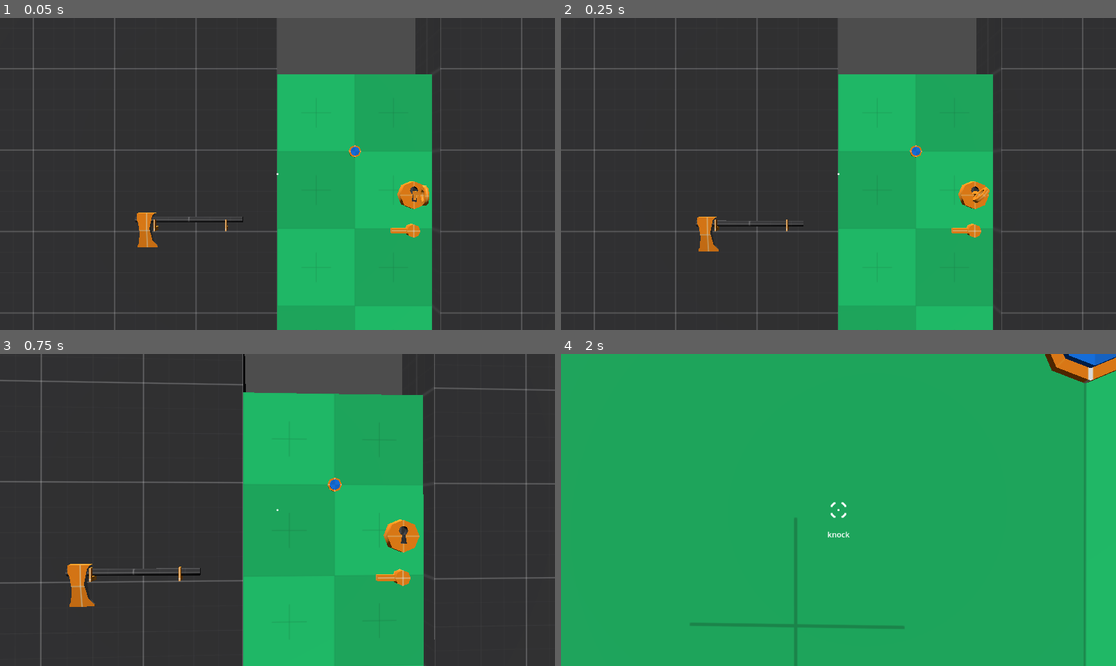
Above: before the commit, frames 1-4 (two rows, left to right).
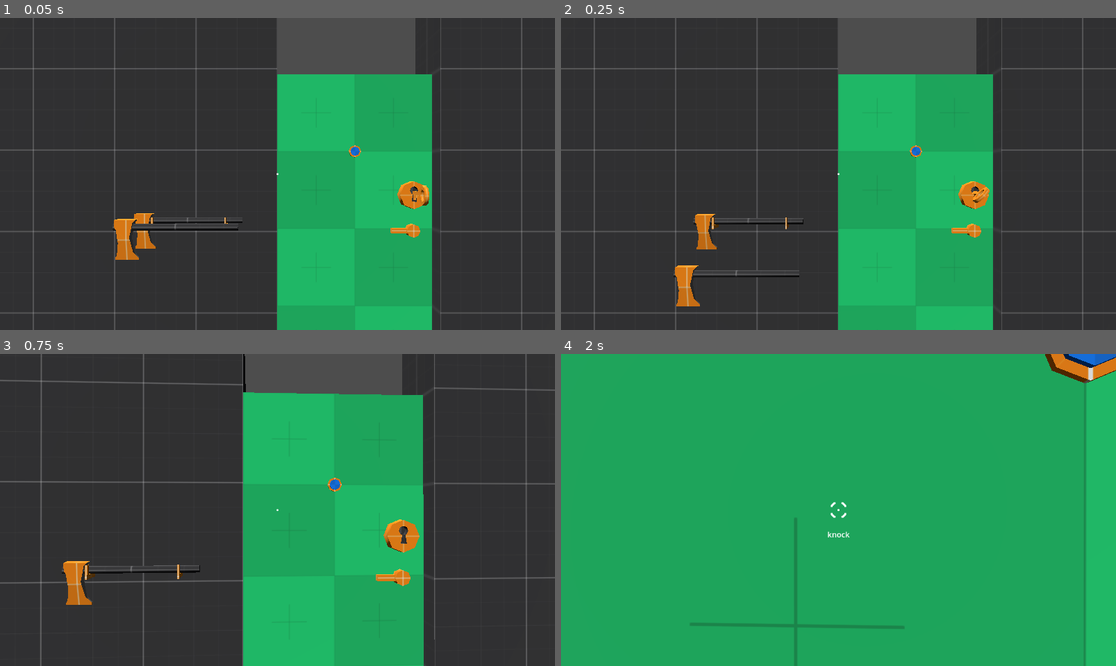
Above: after the commit, the same moments.

Repository: imberny/godot-oop-interface-demo
Game: Godot game, scene res://src/main.tscn
The game is run twice, just before and just after one commit, with the same random seed, the same clock (stepped at 60 frames per second) and the same inputs.
Inputs (mouse positions are in pixels of both pictures, inside the frame that each line leads up to):
- Up to frame 1 (0.05 s): no input
- Up to frame 2 (0.25 s): no input
- Up to frame 3 (0.75 s): tap Enter (ui_accept) at 0.5 s; move the mouse to (305, 510) at 0.52 s; hold W (move_forward) from 0.53 s (still down); hold E (interact) from 0.53 s (still down)
- Up to frame 4 (2 s): keep holding W (move_forward); tap Enter (ui_accept) at 0.77, 1.52 s; move the mouse to (810, 510) at 1.27 s; release E (interact) at 1.28 s; tap E (interact) at 1.35 s

The runs differ from the first frame. In frame 1, 0.9% of the frame differs, in the area x 20-44%, y 62-78%; in frame 2, 1.0%, in the area x 20-44%, y 62-93%; in frame 3, 0.7%; in frame 4, nothing differs.

Commit message:
Add axe holder interaction

Diff:
--- a/src/game_objects/axe/axe.tscn
+++ b/src/game_objects/axe/axe.tscn
@@ -1,8 +1,9 @@
-[gd_scene load_steps=6 format=3 uid="uid://dsp5xvdaklufv"]
+[gd_scene load_steps=7 format=3 uid="uid://dsp5xvdaklufv"]
 
-[ext_resource type="Script" uid="uid://xyh1ng8w2a7e" path="res://src/game_objects/wieldable_rigid_body_3d.gd" id="1_hbrf1"]
+[ext_resource type="Script" uid="uid://b4f5afqefvisg" path="res://src/game_objects/interactable_rigid_body_wield.gd" id="1_hbrf1"]
 [ext_resource type="Material" uid="uid://dgjiw8udooecr" path="res://addons/prototype_mini_bundle/M_prototype_dark.tres" id="1_rsu6u"]
 [ext_resource type="Material" uid="uid://7to3kb1tisdd" path="res://addons/prototype_mini_bundle/M_prototype_orange.tres" id="2_hbrf1"]
+[ext_resource type="Script" uid="uid://xyh1ng8w2a7e" path="res://src/game_objects/wieldable_rigid_body_3d.gd" id="2_rw8g2"]
 
 [sub_resource type="CylinderShape3D" id="CylinderShape3D_rsu6u"]
 height = 0.650696
@@ -15,8 +16,13 @@
 collision_layer = 10
 collision_mask = 3
 
+[node name="Interactable" type="Node" parent="." node_paths=PackedStringArray("_wieldable")]
+script = ExtResource("1_hbrf1")
+_wieldable = NodePath("../Wieldable")
+metadata/_custom_type_script = "uid://ce4ve28fu8o2b"
+
 [node name="Wieldable" type="Node" parent="."]
-script = ExtResource("1_hbrf1")
+script = ExtResource("2_rw8g2")
 metadata/_custom_type_script = "uid://dvl0udcaxydew"
 
 [node name="CSGCylinder3D" type="CSGCylinder3D" parent="."]
--- /dev/null
+++ b/src/game_objects/axe_holder/axe_holder.tscn
@@ -0,0 +1,55 @@
+[gd_scene load_steps=5 format=3 uid="uid://xdtbiq606hb"]
+
+[ext_resource type="Material" uid="uid://7to3kb1tisdd" path="res://addons/prototype_mini_bundle/M_prototype_orange.tres" id="1_5kcc8"]
+[ext_resource type="Script" uid="uid://vh7k1rwxuk0u" path="res://src/game_objects/axe_holder/interactable.gd" id="1_touws"]
+
+[sub_resource type="BoxShape3D" id="BoxShape3D_touws"]
+size = Vector3(0.286133, 0.0794678, 0.0222473)
+
+[sub_resource type="SphereShape3D" id="SphereShape3D_touws"]
+radius = 0.1
+
+[node name="AxeHolder" type="StaticBody3D"]
+collision_layer = 8
+collision_mask = 0
+
+[node name="Interactable" type="Node" parent="." node_paths=PackedStringArray("_slot_marker", "_shape_cast")]
+script = ExtResource("1_touws")
+_slot_marker = NodePath("../SlotMarker")
+_shape_cast = NodePath("../ShapeCast3D")
+metadata/_custom_type_script = "uid://ce4ve28fu8o2b"
+
+[node name="CollisionShape3D" type="CollisionShape3D" parent="."]
+transform = Transform3D(1, 0, 0, 0, 1, 0, 0, 0, 1, 0.00439453, 0.0283813, 0.0341339)
+shape = SubResource("BoxShape3D_touws")
+
+[node name="Handle1" type="CSGBox3D" parent="."]
+transform = Transform3D(1, 0, 0, 0, 1, 0, 0, 0, 1, -0.214311, -0.00343537, 0.0528674)
+use_collision = true
+size = Vector3(0.010376, 0.0212402, 0.112183)
+material = ExtResource("1_5kcc8")
+
+[node name="CSGBox3D7" type="CSGBox3D" parent="Handle1"]
+transform = Transform3D(1, 0, 0, 0, -4.37114e-08, -1, 0, 1, -4.37114e-08, -3.00407e-05, 0.0319519, 0.044387)
+size = Vector3(0.010376, 0.0212402, 0.0482788)
+material = ExtResource("1_5kcc8")
+
+[node name="Handle2" type="CSGBox3D" parent="."]
+transform = Transform3D(1, 0, 0, 0, 1, 0, 0, 0, 1, 0.212942, -0.00343537, 0.0528674)
+use_collision = true
+size = Vector3(0.010376, 0.0212402, 0.112183)
+material = ExtResource("1_5kcc8")
+
+[node name="CSGBox3D6" type="CSGBox3D" parent="Handle2"]
+transform = Transform3D(1, 0, 0, 0, -4.37114e-08, -1, 0, 1, -4.37114e-08, 0, 0.0319519, 0.044387)
+size = Vector3(0.010376, 0.0212402, 0.0482788)
+material = ExtResource("1_5kcc8")
+
+[node name="SlotMarker" type="Marker3D" parent="."]
+transform = Transform3D(-4.37114e-08, -1, 0, -4.37114e-08, 1.91069e-15, -1, 1, -4.37114e-08, -4.37114e-08, -0.018484, 0.0268145, 0.0367381)
+
+[node name="ShapeCast3D" type="ShapeCast3D" parent="."]
+transform = Transform3D(1, 0, 0, 0, 1, 0, 0, 0, 1, -0.0164439, 0.0120763, 0.0398276)
+shape = SubResource("SphereShape3D_touws")
+target_position = Vector3(0, 0, 0)
+collision_mask = 2
--- /dev/null
+++ b/src/game_objects/axe_holder/interactable.gd
@@ -0,0 +1,32 @@
+extends Interactable
+
+@export var _slot_marker: Node3D
+@export var _shape_cast: ShapeCast3D
+
+
+func get_action_name() -> StringName:
+	return &"place"
+
+
+func can_interact(who: Node) -> bool:
+	if _is_space_occupied():
+		return false
+
+	var gearable := Gearable.try_get(who)
+	if gearable:
+		return gearable.has_primary()
+
+	return false
+
+
+func interact(who: Node) -> void:
+	var gearable := Gearable.try_get(who)
+	if gearable:
+		var weapon := gearable.unequip_primary()
+		if weapon is Node3D:
+			weapon.global_position = _slot_marker.global_position
+			weapon.global_rotation = _slot_marker.global_rotation
+
+
+func _is_space_occupied() -> bool:
+	return _shape_cast.is_colliding()
--- /dev/null
+++ b/src/game_objects/interactable_rigid_body_wield.gd
@@ -0,0 +1,23 @@
+extends Interactable
+
+@export var _wieldable: Wieldable
+
+var _is_wielded := false
+
+@onready var body: RigidBody3D = get_parent()
+
+
+func get_action_name() -> StringName:
+	if _is_wielded:
+		return &"drop"
+	return &"wield"
+
+
+func can_interact(who: Node) -> bool:
+	return null != Gearable.try_get(who)
+
+
+func interact(who: Node) -> void:
+	var gearable := Gearable.try_get(who)
+	gearable.equip_primary(body)
+	_wieldable.wield()
--- /dev/null
+++ b/src/game_objects/player/gearable.gd
@@ -0,0 +1,15 @@
+extends Gearable
+
+@export var _inventory: Inventory
+
+
+func has_primary() -> bool:
+	return null != _inventory.primary
+
+
+func equip_primary(weapon: Node) -> void:
+	_inventory.equip_primary(weapon)
+
+
+func unequip_primary() -> Node:
+	return _inventory.unequip_primary()
--- a/src/game_objects/player/interactor_ray.gd
+++ b/src/game_objects/player/interactor_ray.gd
@@ -3,7 +3,6 @@
 signal interacted
 
 @export var _inventory: Inventory
-@export var _weapon_slot: AttachmentSlot
 
 var interaction_name: StringName
 
@@ -17,9 +16,6 @@
 		var interactable := Interactable.try_get(get_collider())
 		if interactable:
 			return interactable.get_action_name()
-		var wieldable := Wieldable.try_get(get_collider())
-		if wieldable:
-			return &"wield"
 	return &""
 
 
@@ -31,10 +27,6 @@
 	var interactable := Interactable.try_get(target)
 	if interactable:
 		return interactable.can_interact(owner)
-
-	var wieldable := Wieldable.try_get(target)
-	if wieldable:
-		return true
 
 	return false
 
@@ -48,9 +40,3 @@
 		interactable.interact(owner)
 		interacted.emit()
 		return
-
-	var wieldable := Wieldable.try_get(target)
-	if wieldable:
-		_weapon_slot.attach(target)
-		wieldable.wield()
-		return
--- a/src/game_objects/player/inventory.gd
+++ b/src/game_objects/player/inventory.gd
@@ -1,6 +1,11 @@
 class_name Inventory extends Node
 
 @export var _items: Array[StringName] = []
+
+@export_group("Weaponry")
+@export var _primary_slot: AttachmentSlot
+
+var primary: Node
 
 
 func has(id: StringName) -> bool:
@@ -16,3 +21,24 @@
 		return false
 	_items.erase(id)
 	return true
+
+
+func equip_primary(weapon: Node) -> void:
+	if primary:
+		unequip_primary()
+	primary = weapon
+	if weapon is Node3D:
+		_primary_slot.attach(weapon)
+	var wieldable := Wieldable.try_get(weapon)
+	if wieldable:
+		wieldable.wield()
+
+
+func unequip_primary() -> Node:
+	var weapon := primary
+	primary = null
+	_primary_slot.detach()
+	var wieldable := Wieldable.try_get(weapon)
+	if wieldable:
+		wieldable.drop()
+	return weapon
--- a/src/game_objects/player/player.tscn
+++ b/src/game_objects/player/player.tscn
@@ -1,8 +1,9 @@
-[gd_scene load_steps=18 format=3 uid="uid://ba70lpbiuylqs"]
+[gd_scene load_steps=19 format=3 uid="uid://ba70lpbiuylqs"]
 
 [ext_resource type="Script" uid="uid://csjccrhj5wnx7" path="res://addons/phantom_camera/scripts/phantom_camera/phantom_camera_3d.gd" id="1_5qyn1"]
 [ext_resource type="Script" uid="uid://d11g6j6epkwhl" path="res://src/game_objects/player/controllable.gd" id="1_utwn8"]
 [ext_resource type="Script" uid="uid://ciymxqhx63nfk" path="res://src/game_objects/player/inventory.gd" id="2_e6o28"]
+[ext_resource type="Script" uid="uid://dkrme8bfexf72" path="res://src/game_objects/player/gearable.gd" id="2_eihwr"]
 [ext_resource type="Script" uid="uid://8umksf8e80fw" path="res://addons/phantom_camera/scripts/resources/tween_resource.gd" id="2_utwn8"]
 [ext_resource type="Script" uid="uid://dh287iypl4fn7" path="res://src/game_objects/player/interactor_ray.gd" id="4_14xgr"]
 [ext_resource type="Script" uid="uid://db7l5srisnhgb" path="res://src/ui/screen_center.gd" id="5_c3o6i"]
@@ -54,9 +55,14 @@
 _interactor_ray = NodePath("../Head/InteractorRay")
 metadata/_custom_type_script = "uid://daai380114h0v"
 
-[node name="Inventory" type="Node" parent="."]
+[node name="Gearable" type="Node" parent="." node_paths=PackedStringArray("_inventory")]
+script = ExtResource("2_eihwr")
+_inventory = NodePath("../Inventory")
+
+[node name="Inventory" type="Node" parent="." node_paths=PackedStringArray("_primary_slot")]
 script = ExtResource("2_e6o28")
 _items = Array[StringName]([&"key_1"])
+_primary_slot = NodePath("../Head/PrimaryWeaponSlot")
 
 [node name="CollisionShape3D" type="CollisionShape3D" parent="."]
 transform = Transform3D(1, 0, 0, 0, 1, 0, 0, 0, 1, 0, 0.8, 0)
@@ -71,14 +77,13 @@
 tween_resource = SubResource("Resource_14xgr")
 metadata/_custom_type_script = "uid://csjccrhj5wnx7"
 
-[node name="InteractorRay" type="RayCast3D" parent="Head" node_paths=PackedStringArray("_inventory", "_weapon_slot")]
+[node name="InteractorRay" type="RayCast3D" parent="Head" node_paths=PackedStringArray("_inventory")]
 target_position = Vector3(0, 0, -2)
 collision_mask = 8
 script = ExtResource("4_14xgr")
 _inventory = NodePath("../../Inventory")
-_weapon_slot = NodePath("../WeaponSlot")
 
-[node name="WeaponSlot" type="RemoteTransform3D" parent="Head"]
+[node name="PrimaryWeaponSlot" type="RemoteTransform3D" parent="Head"]
 transform = Transform3D(-0.986909, 0.160397, -0.0168217, 0.161277, 0.981526, -0.102937, 8.81387e-08, -0.104303, -0.994546, 0.194404, -0.294709, -0.531128)
 script = ExtResource("6_737k0")
 
--- /dev/null
+++ b/src/interfaces/gearable.gd
@@ -0,0 +1,31 @@
+## A game object which can be equipped with other objects.
+class_name Gearable extends Interface
+
+#region boilerplate
+
+const INTERFACE_NAME := &"Gearable"
+
+
+static func try_get(from: Node) -> Gearable:
+	return try_get_interface(INTERFACE_NAME, from)
+
+
+func get_interface_name() -> StringName:
+	return INTERFACE_NAME
+
+
+#endregion boilerplate
+
+
+func has_primary() -> bool:
+	assert(false, "METHOD NOT IMPLEMENTED")
+	return false
+
+
+func equip_primary(_weapon: Node) -> void:
+	assert(false, "METHOD NOT IMPLEMENTED")
+
+
+func unequip_primary() -> Node:
+	assert(false, "METHOD NOT IMPLEMENTED")
+	return null
--- a/src/levels/level.tscn
+++ b/src/levels/level.tscn
@@ -5,8 +5,8 @@
 [ext_resource type="Script" uid="uid://bd046eokvcnu2" path="res://addons/phantom_camera/scripts/phantom_camera_host/phantom_camera_host.gd" id="3_af42n"]
 [ext_resource type="Material" uid="uid://dgjiw8udooecr" path="res://addons/prototype_mini_bundle/M_prototype_dark.tres" id="4_mpbj7"]
 [ext_resource type="PackedScene" uid="uid://c7dyq561irccf" path="res://src/game_objects/door/AppartmentDoor.tscn" id="4_w7y1s"]
-[ext_resource type="Material" uid="uid://7to3kb1tisdd" path="res://addons/prototype_mini_bundle/M_prototype_orange.tres" id="6_2tyx5"]
 [ext_resource type="Script" uid="uid://drjnx01fscjic" path="res://src/input/player_input.gd" id="6_w7y1s"]
+[ext_resource type="PackedScene" uid="uid://xdtbiq606hb" path="res://src/game_objects/axe_holder/axe_holder.tscn" id="7_2tyx5"]
 [ext_resource type="PackedScene" uid="uid://dsp5xvdaklufv" path="res://src/game_objects/axe/axe.tscn" id="7_dv8wo"]
 
 [sub_resource type="Environment" id="Environment_la7um"]
@@ -45,28 +45,6 @@
 script = ExtResource("3_af42n")
 metadata/_custom_type_script = "uid://bd046eokvcnu2"
 
-[node name="CSGBox3D4" type="CSGBox3D" parent="."]
-transform = Transform3D(1, 0, 0, 0, 1, 0, 0, 0, 1, -0.735426, 1.02372, 0.2724)
-use_collision = true
-size = Vector3(0.010376, 0.0212402, 0.112183)
-material = ExtResource("6_2tyx5")
-
-[node name="CSGBox3D7" type="CSGBox3D" parent="CSGBox3D4"]
-transform = Transform3D(1, 0, 0, 0, -4.37114e-08, -1, 0, 1, -4.37114e-08, -3.00407e-05, 0.0319519, 0.044387)
-size = Vector3(0.010376, 0.0212402, 0.0482788)
-material = ExtResource("6_2tyx5")
-
-[node name="CSGBox3D5" type="CSGBox3D" parent="."]
-transform = Transform3D(1, 0, 0, 0, 1, 0, 0, 0, 1, -0.308173, 1.02372, 0.2724)
-use_collision = true
-size = Vector3(0.010376, 0.0212402, 0.112183)
-material = ExtResource("6_2tyx5")
-
-[node name="CSGBox3D6" type="CSGBox3D" parent="CSGBox3D5"]
-transform = Transform3D(1, 0, 0, 0, -4.37114e-08, -1, 0, 1, -4.37114e-08, 0, 0.0319519, 0.044387)
-size = Vector3(0.010376, 0.0212402, 0.0482788)
-material = ExtResource("6_2tyx5")
-
 [node name="CSGBox3D" type="CSGBox3D" parent="."]
 transform = Transform3D(1, 0, 0, 0, 1, 0, 0, 0, 1, 0.5, -0.5, -2)
 material_override = ExtResource("4_mpbj7")
@@ -85,5 +63,11 @@
 use_collision = true
 size = Vector3(2, 2.5, 0.5)
 
+[node name="AxeHolder" parent="." instance=ExtResource("7_2tyx5")]
+transform = Transform3D(1, 0, 0, 0, 1, 0, 0, 0, 1, -0.518705, 1.04705, 0.281236)
+
 [node name="Axe" parent="." instance=ExtResource("7_dv8wo")]
-transform = Transform3D(-4.37114e-08, -1, 4.88261e-11, -0.00111705, 7.96047e-15, -0.999999, 0.999999, -4.37114e-08, -0.00111705, -0.518705, 1.08011, 0.281236)
+transform = Transform3D(-4.37114e-08, -1, 4.88261e-11, -0.00111705, 7.96047e-15, -0.999999, 0.999999, -4.37114e-08, -0.00111705, -0.518705, 1.08011, 0.33195)
+
+[node name="Axe2" parent="." instance=ExtResource("7_dv8wo")]
+transform = Transform3D(-4.37114e-08, -1, 4.88261e-11, -0.00111705, 7.96047e-15, -0.999999, 0.999999, -4.37114e-08, -0.00111705, -0.518705, 1.08011, 0.67401)
Not shown, added: src/game_objects/axe_holder/interactable.gd.uid
Not shown, added: src/game_objects/interactable_rigid_body_wield.gd.uid
Not shown, added: src/game_objects/player/gearable.gd.uid
Not shown, added: src/interfaces/gearable.gd.uid
